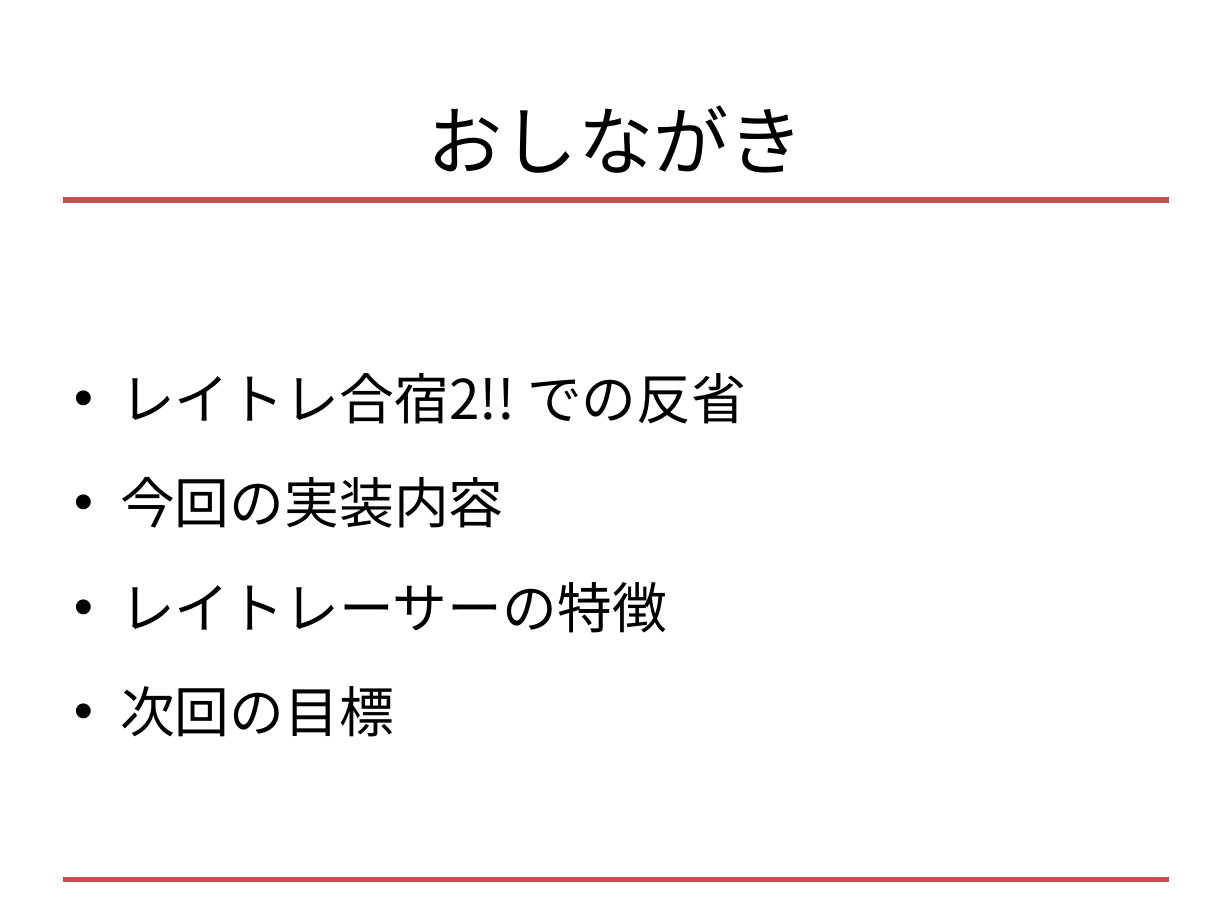
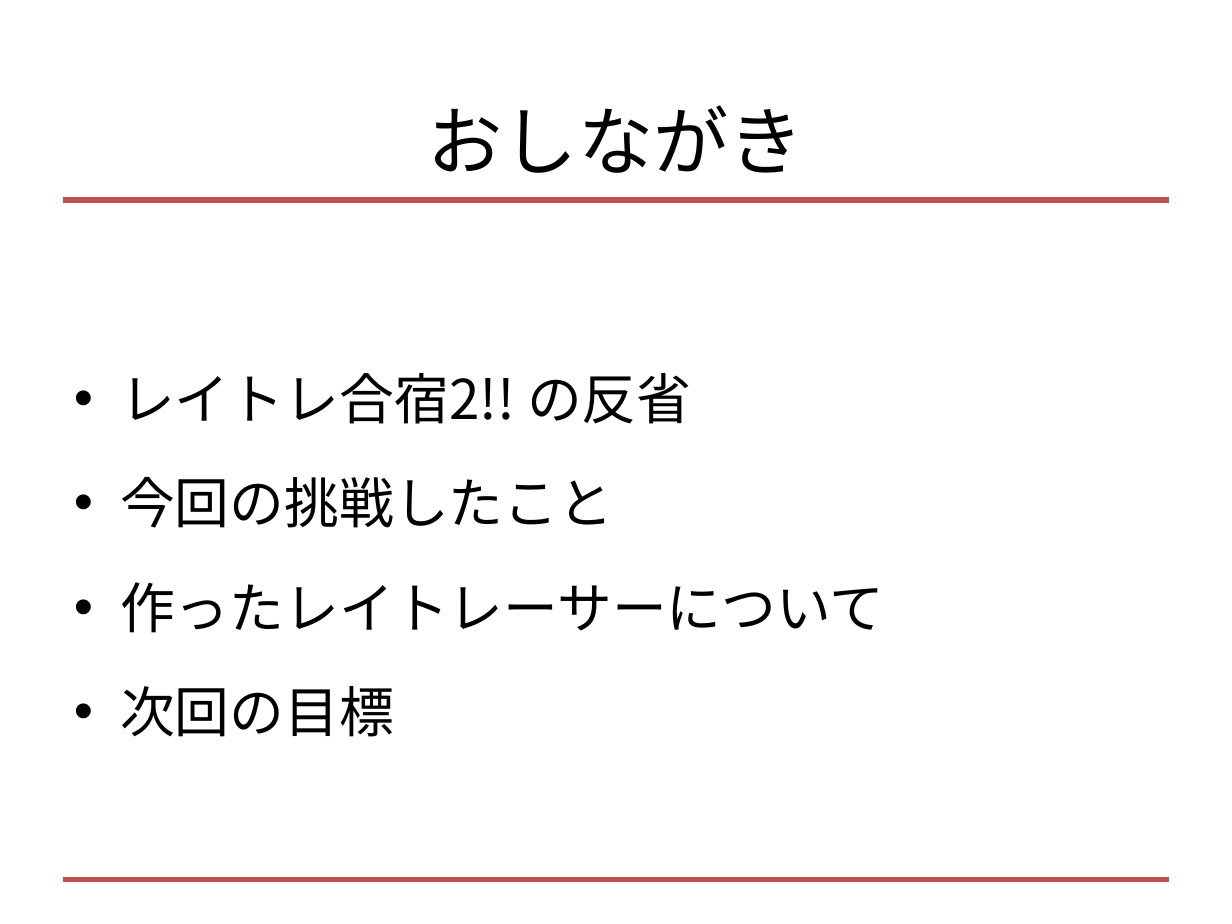
Before and after one commit to tek-nishi/SecondRayTrace, a slide deck: slide 4 of レイトレ合宿3!!!.pptx. Drawn at 1232x924 pixels with LibreOffice and Linux fonts; fonts in the diff are those of the drawing. Boxes give left, top, right and bottom in pixels: in the first picture for what was removed or moved away, otherwise in the second. Text is boxed around its words. In the diff, an @@ line names an element or a change of style, - is before the commit and + after.

Commit message:
Texture実装を外した

```diff
--- a/レイトレ合宿3!!!.pptx
+++ b/レイトレ合宿3!!!.pptx
@@ text at (x1=120, y1=373, x2=884, y2=633): text changed @@
-• レイトレ合宿2!! での反省
-• 今回の実装内容
-• レイトレーサーの特徴
+• レイトレ合宿2!! の反省
+• 今回の挑戦したこと
+• 作ったレイトレーサーについて
```
Also in this commit, not shown: 13 other slides changed, 5 slides added, 3 other files.
